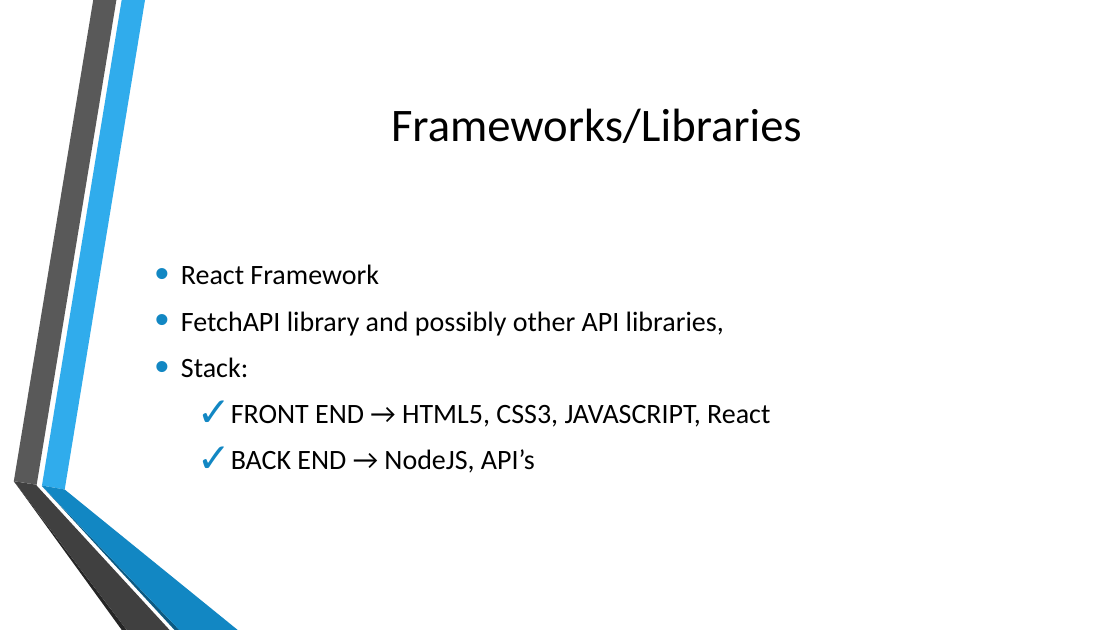
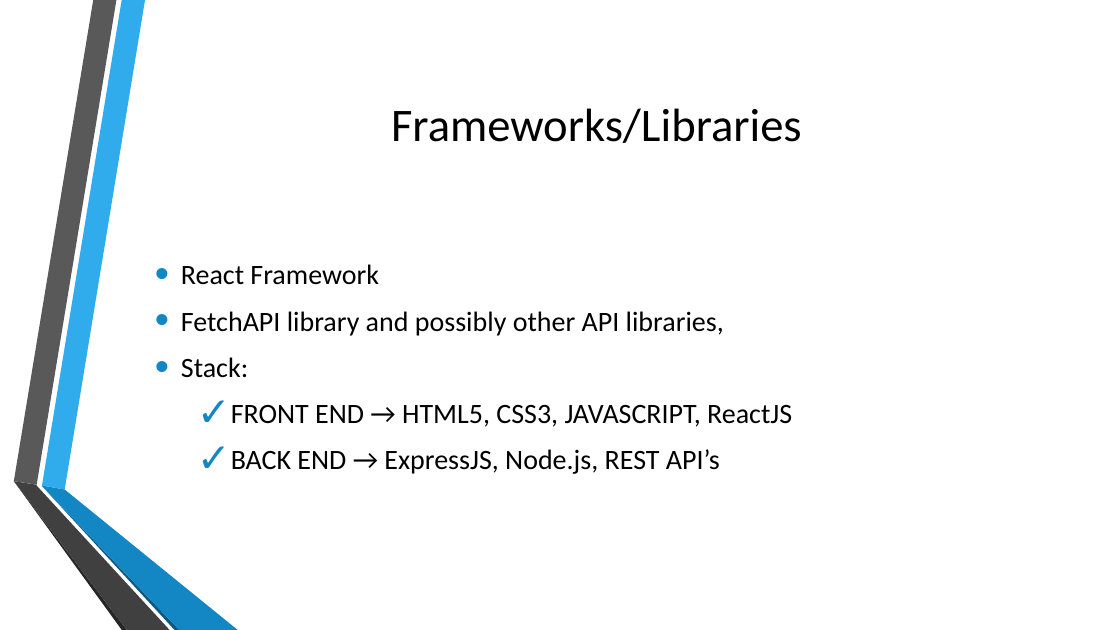
Before and after one commit to HarshaRamayanam/webdev-project, a slide deck: slide 5 of Project proposal.pptx. Drawn at 1120x630 pixels with LibreOffice and Linux fonts; fonts in the diff are those of the drawing; background and template pictures are left out. Boxes give left, top, right and bottom in pixels: in the first picture for what was removed or moved away, otherwise in the second. Text is boxed around its words. In the diff, an @@ line names an element or a change of style, - is before the commit and + after.

```diff
--- a/Project proposal.pptx
+++ b/Project proposal.pptx
@@ text at bbox=[231, 405, 792, 474]: text changed @@
-  ✓ FRONT END → HTML5, CSS3, JAVASCRIPT, React
-  ✓ BACK END → NodeJS, API’s
+  ✓ FRONT END → HTML5, CSS3, JAVASCRIPT, ReactJS
+  ✓ BACK END → ExpressJS, Node.js, REST API’s
```
Also in this commit, not shown: 1 other file.
